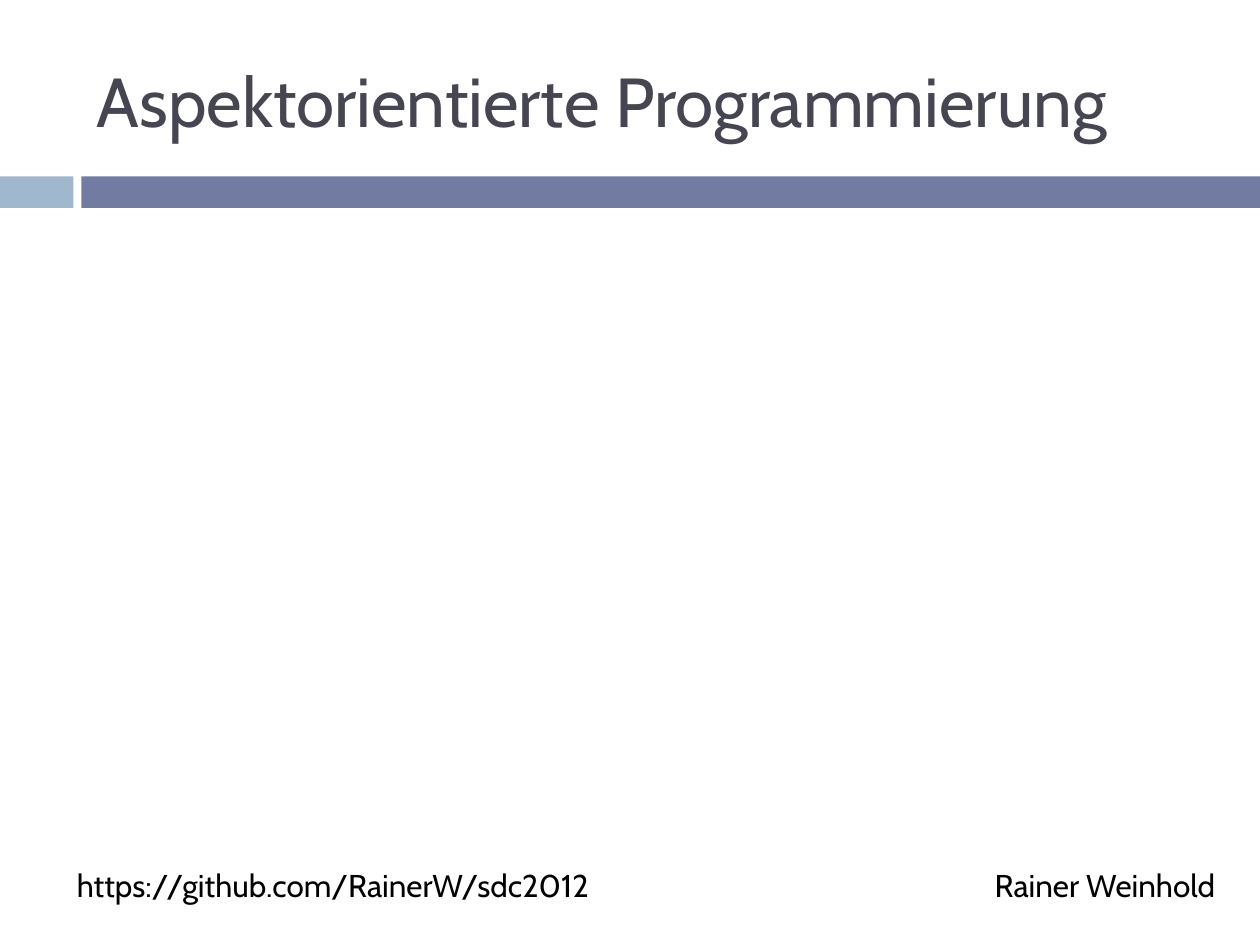
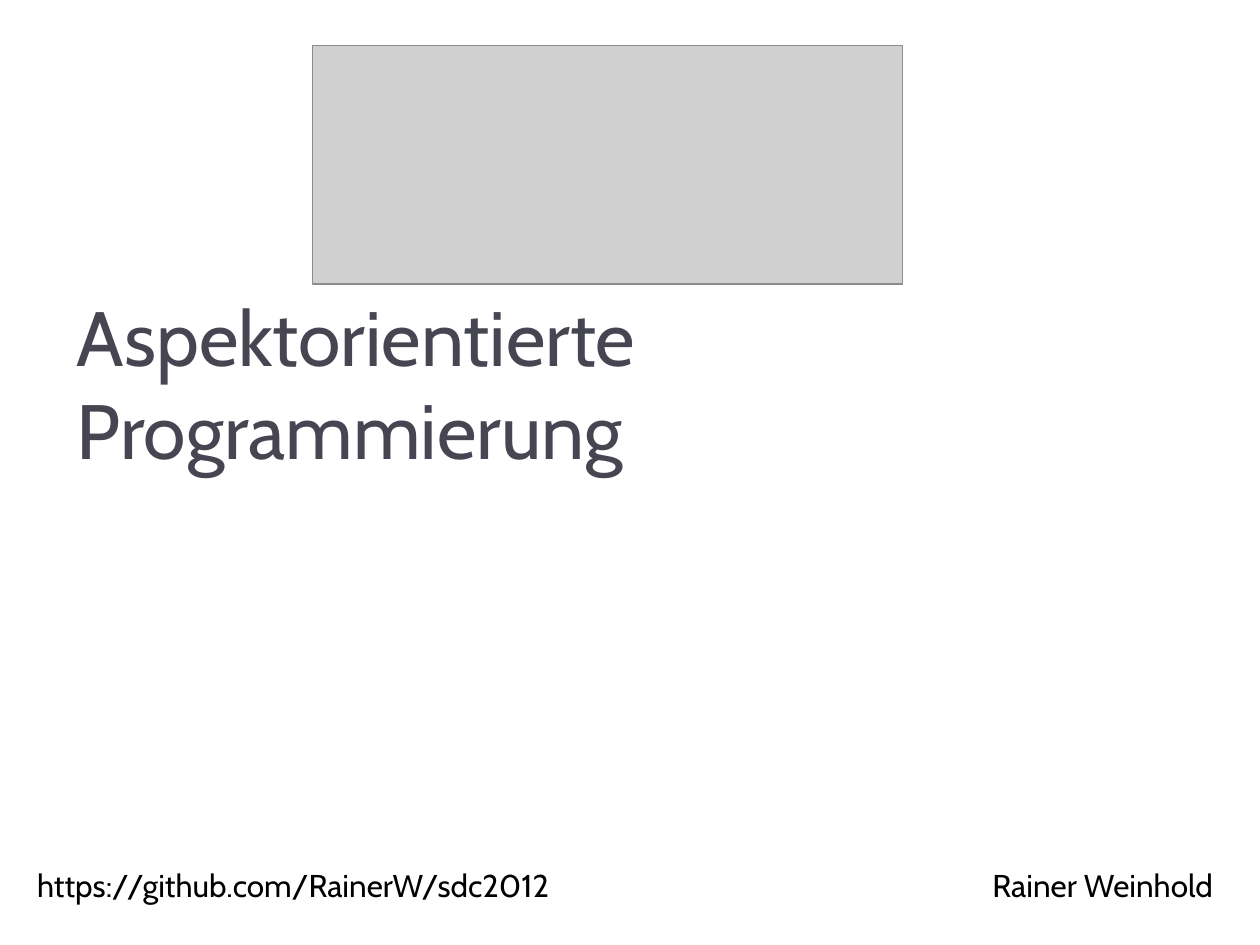
Before and after one commit to RainerW/sdc2012, a slide deck: slide 1 of presentation/aop.pptm. Drawn at 1260x945 pixels with LibreOffice and Linux fonts; fonts in the diff are those of the drawing; grey boxes stand for pictures. Boxes give left, top, right and bottom in pixels: in the first picture for what was removed or moved away, otherwise in the second. Text is boxed around its words. In the diff, an @@ line names an element or a change of style, - is before the commit and + after.

```diff
--- a/presentation/aop.pptm
+++ b/presentation/aop.pptm
@@ picture added at [312, 45, 902, 284] @@
@@ rectangle removed at [0, 176, 73, 208] @@
@@ rectangle removed at [82, 176, 1260, 208] @@
@@ title "Aspektorientierte Programmierung": place and size @@
-title "Aspektorientierte Programmierung" at [97, 75, 1107, 143]
+title "Aspektorientierte Programmierung" at [77, 308, 635, 476]
@@ title "Aspektorientierte Programmierung" at [77, 308, 635, 476]: size 39.6 to 44 pt @@
@@ text "https://github.com/RainerW/sdc2012": place and size @@
-text "https://github.com/RainerW/sdc2012" at [77, 873, 589, 904]
+text "https://github.com/RainerW/sdc2012" at [37, 873, 549, 904]
```
Also in this commit, not shown: 17 other slides changed, 1 slide added, 3 slides removed.
